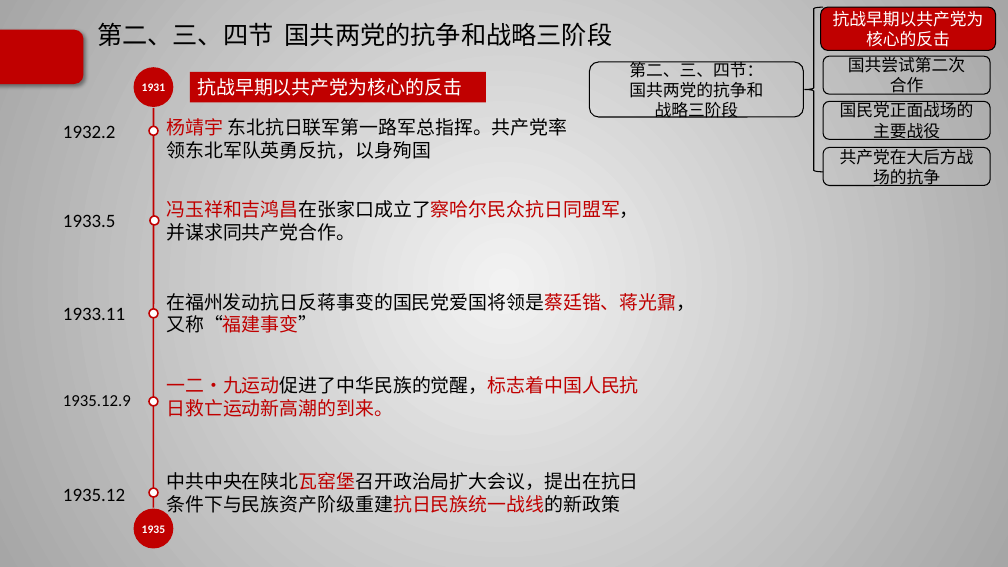
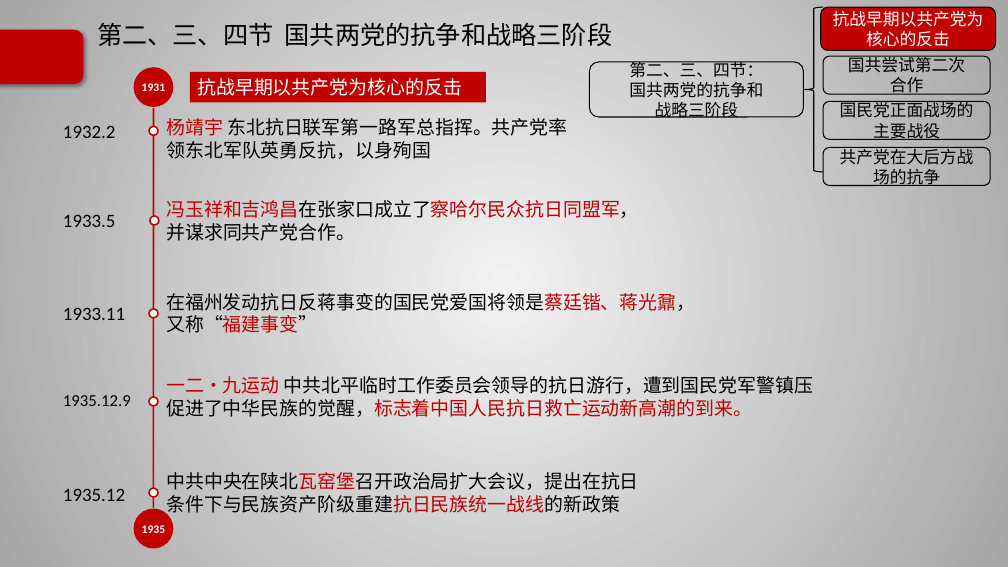
Before and after one commit to Call-me-zhy/tangtang, a slide deck: slide 3 of 5 中国近现代史纲要/课件/中国近现代史纲要精讲6.pptx. Drawn at 1008x567 pixels with LibreOffice and Linux fonts; fonts in the diff are those of the drawing; background and template pictures are left out. Boxes give left, top, right and bottom in pixels: in the first picture for what was removed or moved away, otherwise in the second. Text is boxed around its words. In the diff, an @@ line names an element or a change of style, - is before the commit and + after.

```diff
--- a/5 中国近现代史纲要/课件/中国近现代史纲要精讲6.pptx
+++ b/5 中国近现代史纲要/课件/中国近现代史纲要精讲6.pptx
@@ text at (x1=166, y1=376, x2=813, y2=417): text changed; text colour #C00000 to #000000 @@
-一二·九运动促进了中华民族的觉醒，标志着中国人民抗日救亡运动新高潮的到来。
+一二·九运动 中共北平临时工作委员会领导的抗日游行，遭到国民党军警镇压
+促进了中华民族的觉醒，标志着中国人民抗日救亡运动新高潮的到来。
```
Also in this commit, not shown: 11 other slides changed, 7 other files.
